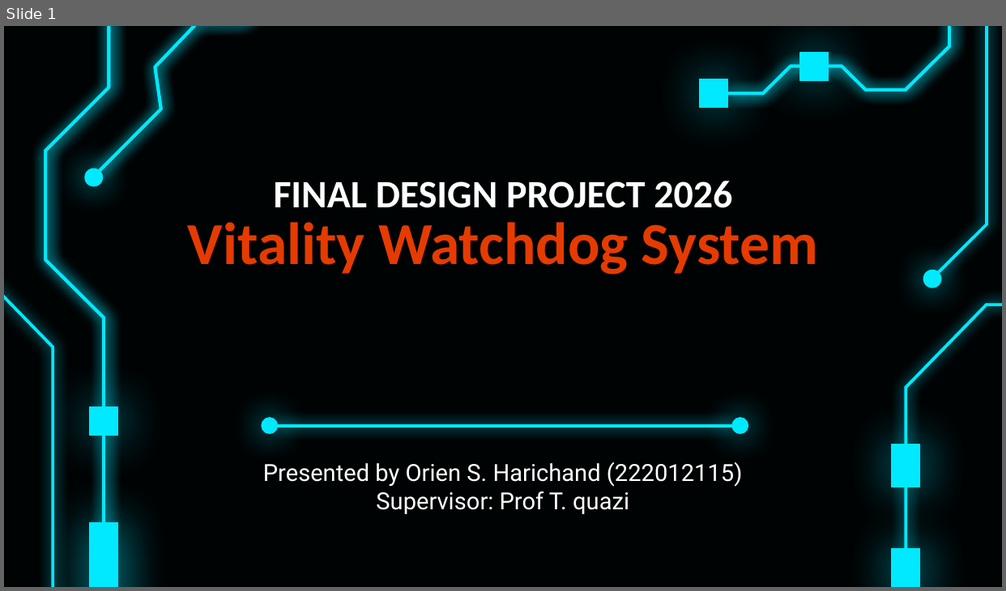
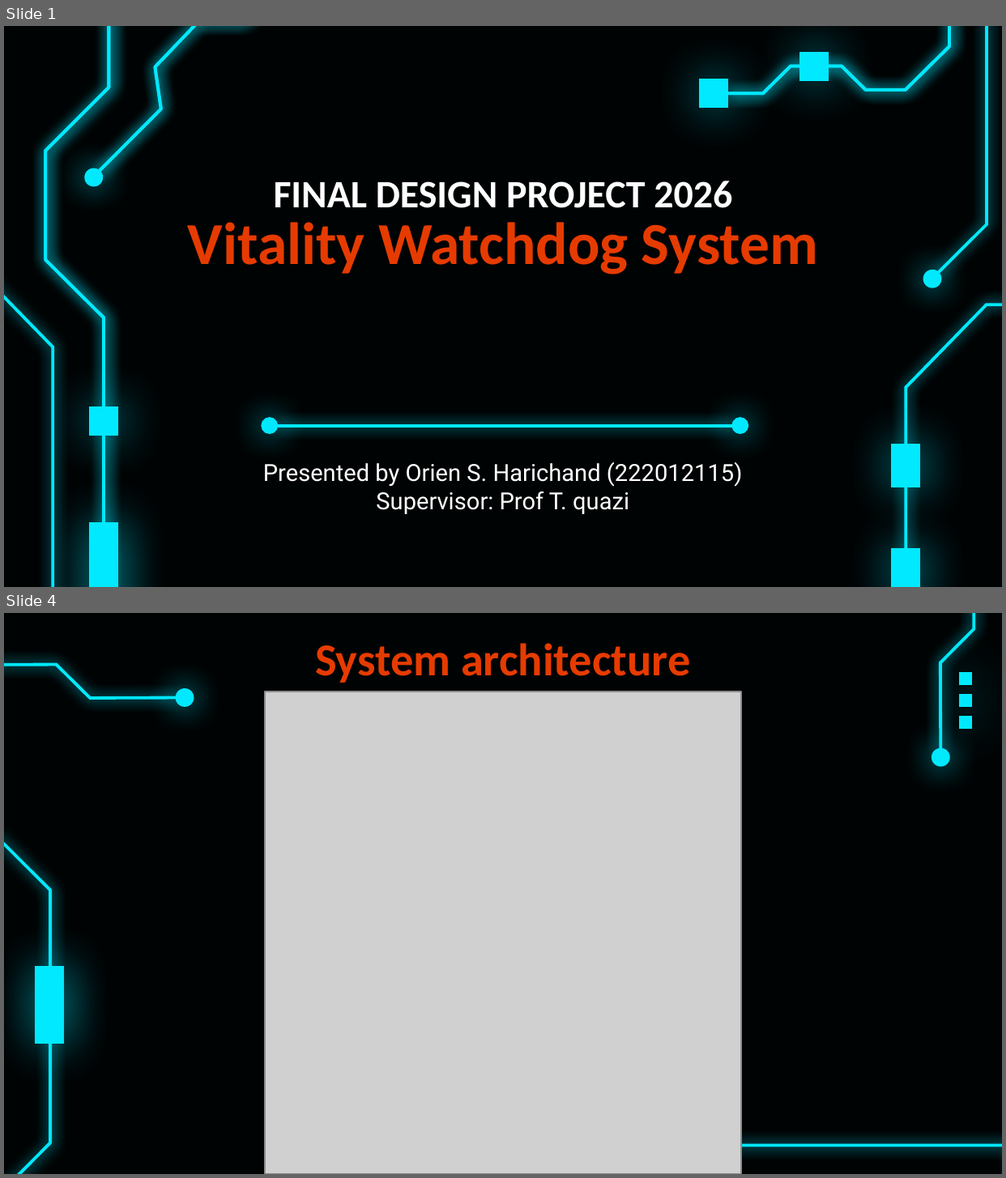
Before and after one commit to brainiac1909-prog/The_Vitality_Watchdog, a slide deck: P2/PRES.pptx. Shown one above the other, each under a label of ours: slide 1 before the commit, slides 1 and 4 after it; the slides between them are not shown. The pictures are 1006x591 and 1006x1178 pixels, drawn with LibreOffice and Linux fonts; fonts in the diff are those of the drawing; grey boxes stand for pictures. Boxes give left, top, right and bottom in pixels: in the first picture for what was removed or moved away, otherwise in the second. Text is boxed around its words. In the diff, an @@ line names an element or a change of style, - is before the commit and + after.

```diff
--- a/P2/PRES.pptx
+++ b/P2/PRES.pptx
@@ slide 4 added at [4,613,1002,1174], background #000304 @@
@@ freeform shape added at [4,613,181,847], outline #00E9FF 2.25 pt @@
@@ freeform shape added at [792,613,1002,752], outline #00E9FF 2.25 pt @@
@@ title added at [315,643,690,683], 33 pt, text #E63B00, bold @@
+System architecture
@@ freeform shape added at [959,672,972,685], fill #00E9FF @@
@@ ellipse added at [177,690,193,706], fill #00E9FF, outline #00E9FF 1.5 pt @@
@@ picture added at [265,692,740,1174] @@
@@ freeform shape added at [959,694,972,707], fill #00E9FF @@
@@ freeform shape added at [959,716,972,729], fill #00E9FF @@
@@ ellipse added at [932,749,948,764], fill #00E9FF, outline #00E9FF 1.5 pt @@
@@ freeform shape added at [4,837,51,1174], outline #00E9FF 2.25 pt @@
@@ freeform shape added at [36,966,65,1044], fill #00E9FF @@
@@ freeform shape added at [566,1146,1002,1174], outline #00E9FF 2.25 pt @@
```
Also in this commit, not shown: 6 slides changed, 4 other slides added, 3 slides removed.
